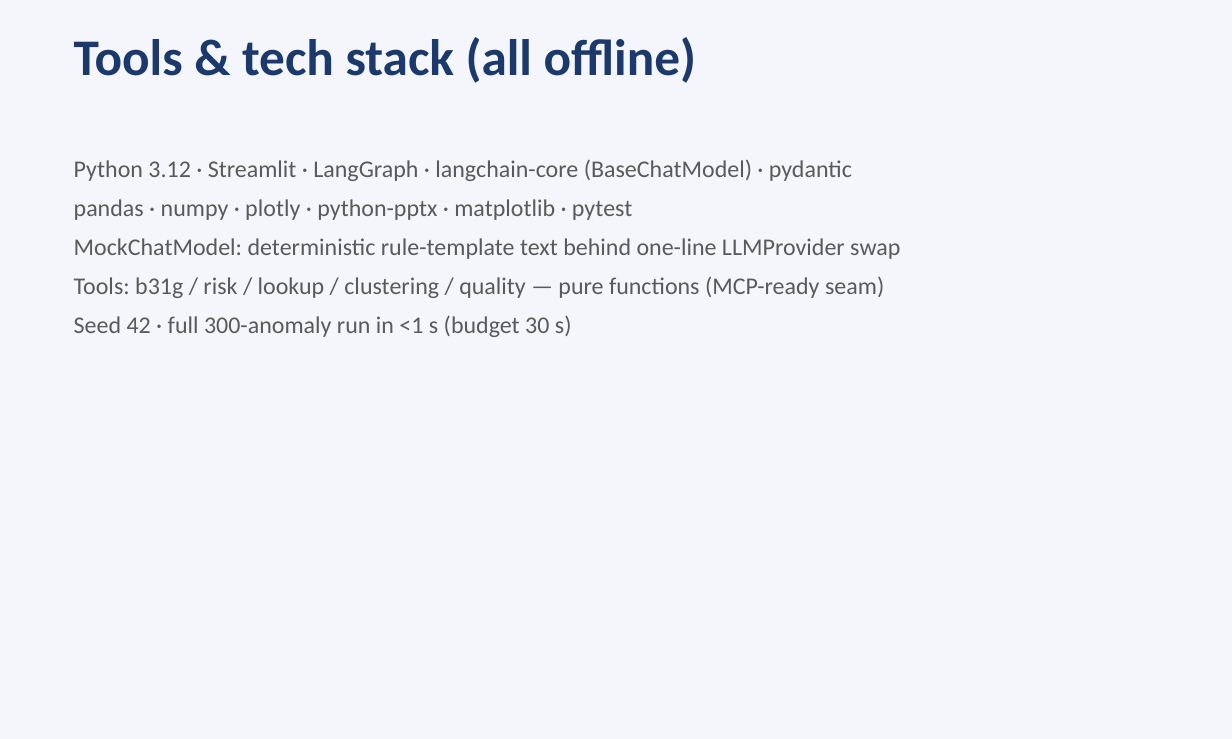
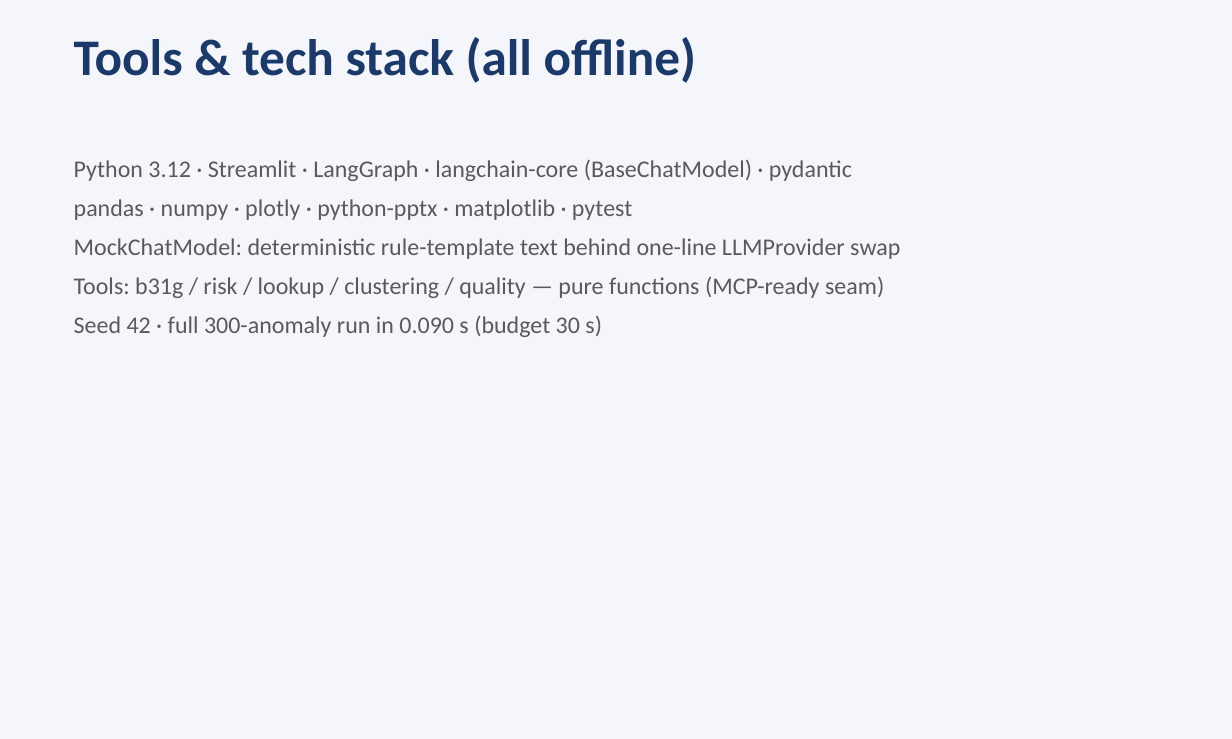
Before and after one commit to DeltaN04/Pipeline-Corrosion-Guard, a slide deck: slide 8 of presentation.pptx. Drawn at 1232x739 pixels with LibreOffice and Linux fonts; fonts in the diff are those of the drawing. Boxes give left, top, right and bottom in pixels: in the first picture for what was removed or moved away, otherwise in the second. Text is boxed around its words. In the diff, an @@ line names an element or a change of style, - is before the commit and + after.

```diff
--- a/presentation.pptx
+++ b/presentation.pptx
@@ text at (x1=74, y1=315, x2=602, y2=337): text changed @@
-Seed 42 · full 300-anomaly run in <1 s (budget 30 s)
+Seed 42 · full 300-anomaly run in 0.090 s (budget 30 s)
```
Also in this commit, not shown: 5 other slides changed, 1 slide added, 1 slide removed, 34 other files.
